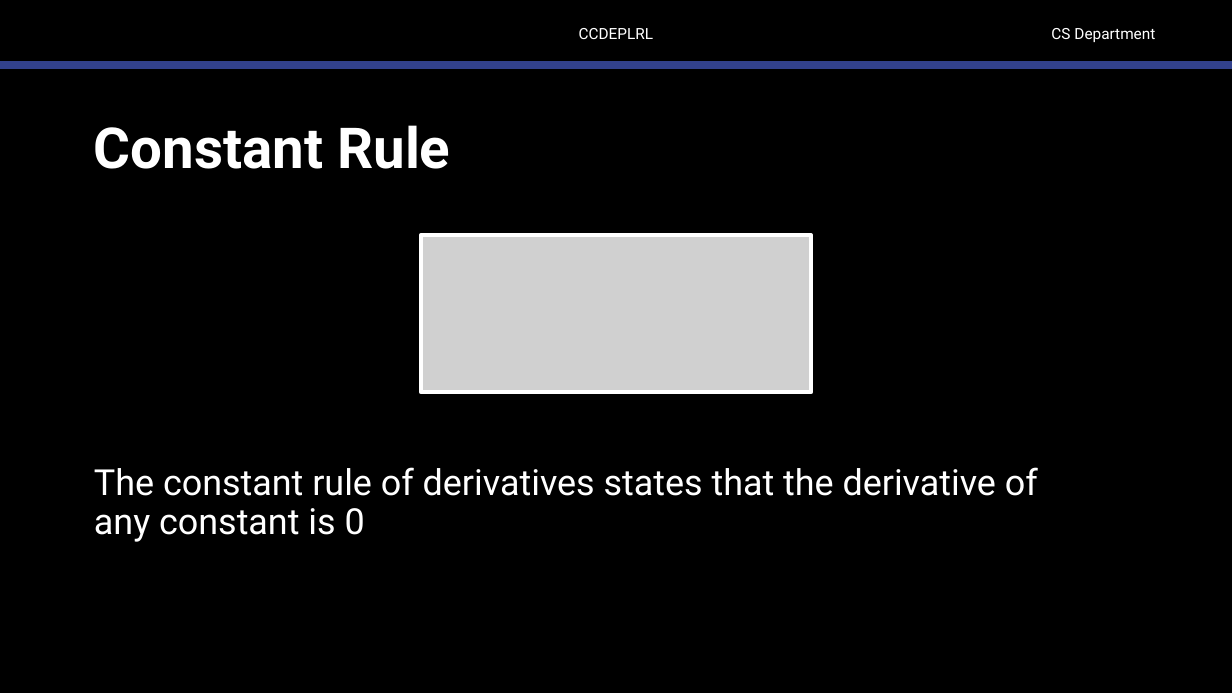
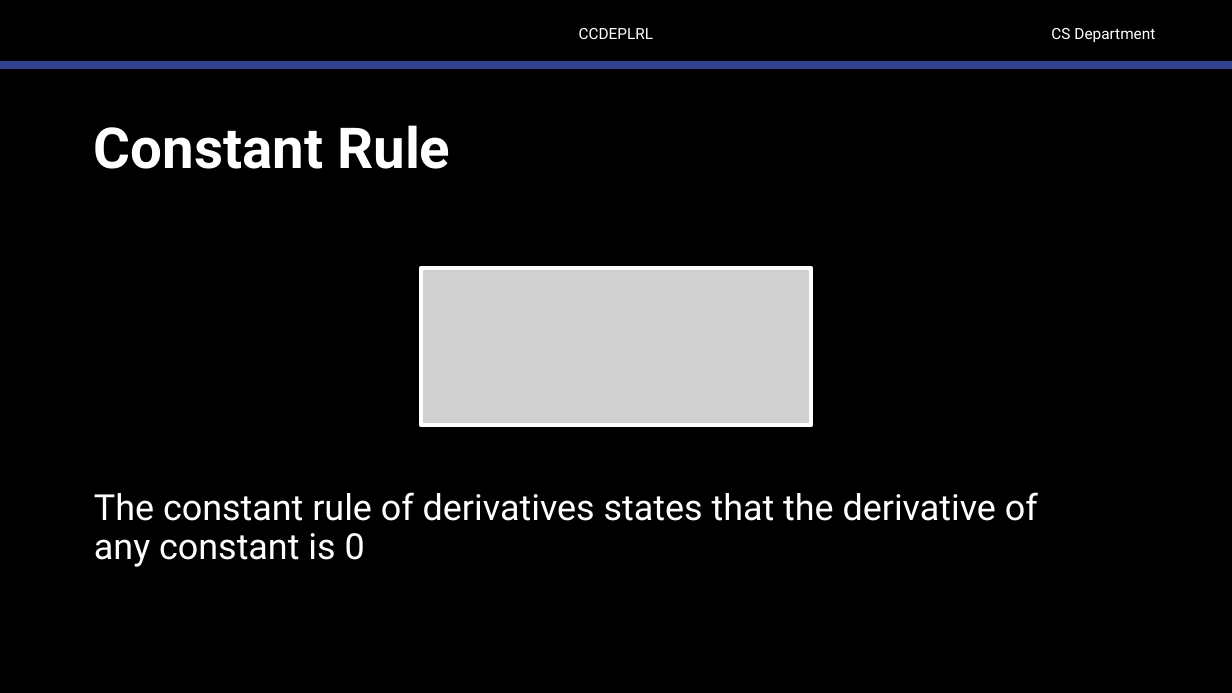
Before and after one commit to robitussin/CCDEPLRL, a slide deck: slide 7 of 2 - Training Neural Networks/Pre-requisites on Backpropagation/Derivatives.pptx. Drawn at 1232x693 pixels with LibreOffice and Linux fonts; fonts in the diff are those of the drawing; grey boxes stand for pictures; background and template pictures are left out. Boxes give left, top, right and bottom in pixels: in the first picture for what was removed or moved away, otherwise in the second. Text is boxed around its words. In the diff, an @@ line names an element or a change of style, - is before the commit and + after.

```diff
--- a/2 - Training Neural Networks/Pre-requisites on Backpropagation/Derivatives.pptx
+++ b/2 - Training Neural Networks/Pre-requisites on Backpropagation/Derivatives.pptx
@@ picture: place and size @@
-picture at (421,236,811,393)
+picture at (421,268,811,425)
@@ text "The constant rule of derivatives ...": place and size @@
-text "The constant rule of derivatives ..." at (94,467,1038,542)
+text "The constant rule of derivatives ..." at (94,492,1038,567)
```
Also in this commit, not shown: 6 other slides changed, 17 slides added.
